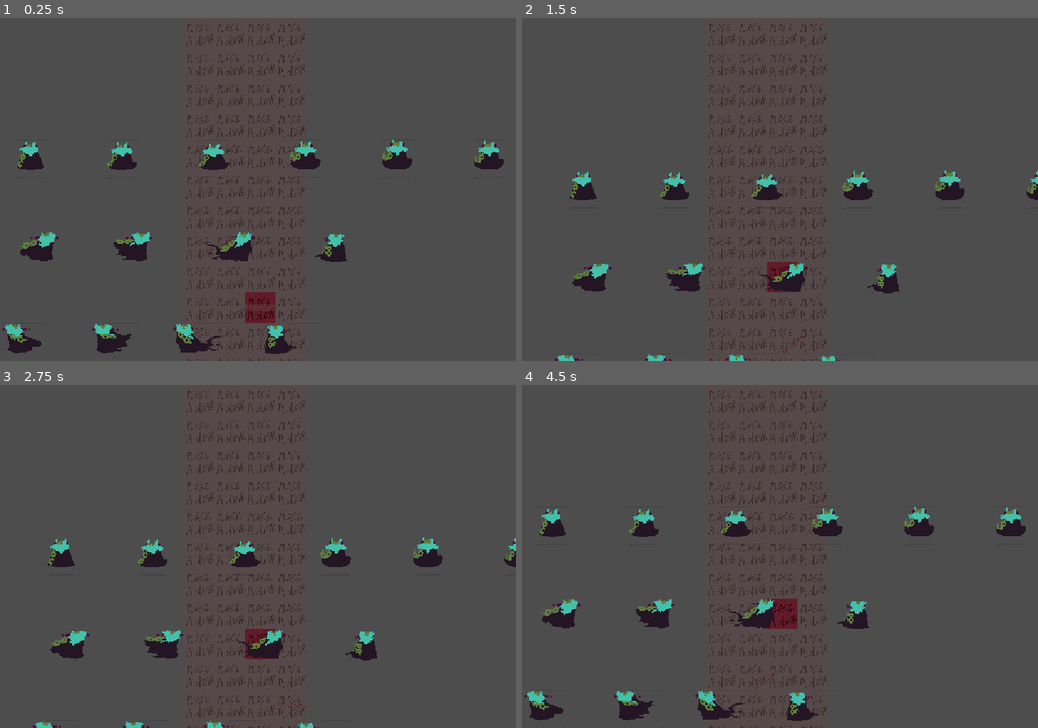
Above: before the commit, frames 1-4 (two rows, left to right).
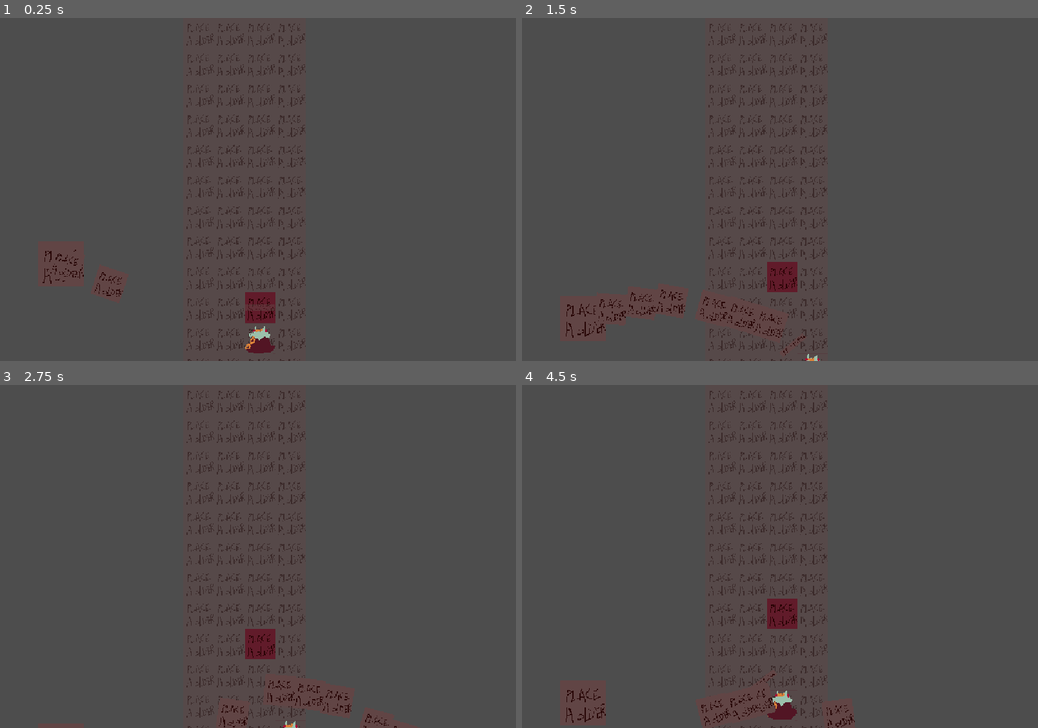
Above: after the commit, the same moments.

Repository: Khile07/real-hackathon-project
Game: Godot game, scene res://level/level.tscn
Two runs of this game, one before a commit and one after it. Both use one fixed random seed, a clock stepped at 60 frames per second and the inputs below. Before the commit the project has no main scene; this scene is started directly in both runs.
Inputs (mouse positions are in pixels of both pictures, inside the frame that each line leads up to):
- Up to frame 1 (0.25 s): no input
- Up to frame 2 (1.5 s): move the mouse to (893, 172) at 0.52 s; press the mouse at (893, 172) at 0.53 s; hold D (right) 0.53-1.28 s; move the mouse to (676, 206) at 1.27 s; release the mouse at (676, 206) at 1.28 s; hold S (down) from 1.28 s (still down); click (676, 206) at 1.35 s
- Up to frame 3 (2.75 s): move the mouse to (309, 481) at 2.02 s; release S (down) at 2.03 s; press the mouse at (309, 481) at 2.03 s; hold D (right) from 2.03 s (still down)
- Up to frame 4 (4.5 s): move the mouse to (754, 625) at 2.77 s; release D (right) at 2.78 s; release the mouse at (754, 625) at 2.78 s; hold W (up) 2.78-3.53 s; click (754, 625) at 2.85 s; move the mouse to (934, 607) at 3.52 s; press the mouse at (934, 607) at 3.53 s; hold A (left) from 3.53 s (still down); move the mouse to (625, 505) at 4.27 s; release the mouse at (625, 505) at 4.28 s; click (625, 505) at 4.35 s

The runs differ from the first frame. In frame 1, 4.9% of the frame differs, in the area x 0-98%, y 35-98%; in frame 2, 3.9%; in frame 3, 3.7%; in frame 4, 5.2%, in the area x 0-98%, y 35-100%.

Commit message:
baloooooooooooon
baloooooooooooonbaloooooooooooonbaloooooooooooonbaloooooooooooon

Diff:
--- /dev/null
+++ b/enemies/balloon_enemy.gd
@@ -0,0 +1,33 @@
+extends CharacterBody2D
+class_name balloon_enemy
+
+var floater : float = 0
+var the_level : level
+
+var projectile_scene : PackedScene
+var attack_timer : Timer
+
+
+func set_up(L : level) -> void:
+	projectile_scene = load("uid://chpu7fcf0q4w")
+	attack_timer = $attack_timer
+	the_level = L
+	attack_timer.timeout.connect(try_attack)
+	attack_timer.start()
+
+func _physics_process(delta: float) -> void:
+	velocity.y = sin(floater) *128
+	floater += delta
+	if floater > PI * 2: floater = 0
+	move_and_slide()
+
+func try_attack():
+	if not the_level or not the_level.the_player: return
+	if randf() >0.6: return
+	var proj : projectile = projectile_scene.instantiate()
+	the_level.add_child(proj)
+	proj.position = position
+	if randf() > 0.5:
+		proj.move_type = 1
+		proj.speed *= 2.5
+	proj.start(the_level.the_player, self)
--- /dev/null
+++ b/enemies/balloon_enemy.tscn
@@ -0,0 +1,20 @@
+[gd_scene format=3 uid="uid://cr6ab512dq7oq"]
+
+[ext_resource type="Script" uid="uid://cdl62p1ia2xs5" path="res://enemies/balloon_enemy.gd" id="1_jmgo7"]
+[ext_resource type="Texture2D" uid="uid://ee8ous6e1mf1" path="res://player/placeholder_player_sprite.png" id="2_o2hcb"]
+
+[sub_resource type="CircleShape2D" id="CircleShape2D_yf5fn"]
+radius = 48.0
+
+[node name="balloon" type="CharacterBody2D" unique_id=722595064]
+script = ExtResource("1_jmgo7")
+
+[node name="CollisionShape2D" type="CollisionShape2D" parent="." unique_id=74825297]
+shape = SubResource("CircleShape2D_yf5fn")
+
+[node name="Sprite2D" type="Sprite2D" parent="." unique_id=874069654]
+scale = Vector2(1.48, 1.48)
+texture = ExtResource("2_o2hcb")
+
+[node name="attack_timer" type="Timer" parent="." unique_id=1710555237]
+wait_time = 0.1
--- /dev/null
+++ b/enemies/projectile.gd
@@ -0,0 +1,24 @@
+extends CharacterBody2D
+class_name projectile
+
+var move_type : int = 0 # 0 is straight line, 1 is affected by gravity
+var gravity : float = 1200
+var speed : float = 320
+var direction : Vector2 = Vector2.UP
+var started : bool = false
+var source : Node2D # THIS IS THE OG ENEMY
+func _physics_process(delta: float) -> void:
+	if started: velocity.y += delta * gravity * move_type
+	move_and_slide()
+
+func reflected():
+	move_type = 0
+	speed *= 2
+	look_at(source.position)
+
+func start(p : player, source_enemy : Node2D):
+	look_at(p.position)
+	direction = Vector2(cos(rotation),sin(rotation))
+	velocity = (speed * direction)
+	source = source_enemy
+	started = true
--- /dev/null
+++ b/enemies/projectile.tscn
@@ -0,0 +1,18 @@
+[gd_scene format=3 uid="uid://chpu7fcf0q4w"]
+
+[ext_resource type="Script" uid="uid://cf1vnvtkh35i6" path="res://enemies/projectile.gd" id="1_2ejsf"]
+[ext_resource type="Texture2D" uid="uid://ee8ous6e1mf1" path="res://player/placeholder_player_sprite.png" id="2_1wnp2"]
+
+[sub_resource type="CircleShape2D" id="CircleShape2D_g4v7s"]
+radius = 24.0
+
+[node name="projectile" type="CharacterBody2D" unique_id=628418543]
+collision_layer = 0
+collision_mask = 0
+script = ExtResource("1_2ejsf")
+
+[node name="CollisionShape2D" type="CollisionShape2D" parent="." unique_id=1114493723]
+shape = SubResource("CircleShape2D_g4v7s")
+
+[node name="Sprite2D" type="Sprite2D" parent="." unique_id=623878664]
+texture = ExtResource("2_1wnp2")
--- a/enemies/tower_enemy.tscn
+++ b/enemies/tower_enemy.tscn
@@ -2,6 +2,21 @@
 
 [ext_resource type="Script" uid="uid://crs6yk82ejafs" path="res://enemies/tower_enemy.gd" id="1_yj1n7"]
 [ext_resource type="Texture2D" uid="uid://ee8ous6e1mf1" path="res://player/placeholder_player_sprite.png" id="2_7mtco"]
+
+[sub_resource type="AtlasTexture" id="AtlasTexture_7mtco"]
+atlas = ExtResource("2_7mtco")
+region = Rect2(0, 0, 64, 64)
+
+[sub_resource type="SpriteFrames" id="SpriteFrames_yj1n7"]
+animations = [{
+"frames": [{
+"duration": 1.0,
+"texture": SubResource("AtlasTexture_7mtco")
+}],
+"loop": 1,
+"name": &"default",
+"speed": 5.0
+}]
 
 [sub_resource type="RectangleShape2D" id="RectangleShape2D_7jxgq"]
 size = Vector2(64, 64)
@@ -45,10 +60,10 @@
 collision_mask = 0
 script = ExtResource("1_yj1n7")
 
-[node name="Sprite2D" type="Sprite2D" parent="." unique_id=666776201]
+[node name="sprite" type="AnimatedSprite2D" parent="." unique_id=244584912]
 modulate = Color(1, 0.39173245, 0.6076062, 1)
 position = Vector2(32, 32)
-texture = ExtResource("2_7mtco")
+sprite_frames = SubResource("SpriteFrames_yj1n7")
 
 [node name="CollisionShape2D" type="CollisionShape2D" parent="." unique_id=343884453]
 visible = false
--- a/level/enemy_holder.gd
+++ b/level/enemy_holder.gd
@@ -2,9 +2,14 @@
 class_name enemy_holder
 
 @onready var tower_peasant_scene : PackedScene = preload("uid://ix4fvtcg36jb")
+@onready var proj_balloon_scene : PackedScene = preload("uid://cr6ab512dq7oq")
+
 var the_level : level
 
 func set_up(level_node : level):
 	the_level = level_node
 	var peasant : tower_enemy = the_level.set_up_tower_entity(tower_peasant_scene,Vector2(8,9))
-	print(peasant.position)
+	var balloon : balloon_enemy = proj_balloon_scene.instantiate()
+	add_child(balloon)
+	balloon.position = Vector2(128,512)
+	balloon.set_up(the_level)
--- a/player.gd
+++ b/player/player.gd
@@ -9,7 +9,7 @@
 	"up" : Vector2i(0,-1)
 
 }
-@onready var sprite : Sprite2D = $Sprite2D
+@onready var sprite : AnimatedSprite2D = $sprite
 @onready var anim_player : AnimationPlayer = $AnimationPlayer
 
 var stored_next_pixel_pos : Vector2
@@ -32,7 +32,6 @@
 func try_move_to_tile(dir : Vector2i):
 	stored_tile_pos = tile_pos + dir
 	stored_next_pixel_pos = (stored_tile_pos)*64
-	print(stored_next_pixel_pos, stored_tile_pos, stored_tile_pos)
 	match dir:
 		Vector2i(-1,0):
 			anim_player.play("jump_left")
@@ -44,23 +43,23 @@
 			anim_player.play("jump_up")
 
 func finish_anim(anim_name : String):
-	print(anim_name)
 	if anim_name in ["jump_up","jump_down","jump_left","jump_right"]:
 		move_to_stored()
-		print("finished prop", tile_pos)
 
 func move_to_stored():
+	anim_player.play("idle")
+	anim_player.seek(0)
 	the_level.the_tower.set_occupients(self,stored_tile_pos)
 	position = stored_next_pixel_pos
 	tile_pos = stored_tile_pos
-	anim_player.play("idle")
+
+
 
 func get_blocked_moves() ->Array[Vector2i]:
 	return [Vector2i(-1,0), Vector2i(1,0), Vector2i(0,1)]
 
 func pushed():
 	the_level.the_tower.tiles[tile_pos].occupient = null
-	print("AM DEAD")
 	dead = true
 	anim_player.stop()
 
--- a/player/player.tscn
+++ b/player/player.tscn
@@ -1,7 +1,7 @@
 [gd_scene format=3 uid="uid://dquppdafdkibw"]
 
-[ext_resource type="Script" uid="uid://dspmmujgd8cfn" path="res://player.gd" id="1_oul6g"]
-[ext_resource type="Texture2D" uid="uid://bxwxifhralkqq" path="res://danny assets/spritesheets/player-Sheet.png" id="2_qjkh3"]
+[ext_resource type="Script" uid="uid://dspmmujgd8cfn" path="res://player/player.gd" id="1_oul6g"]
+[ext_resource type="SpriteFrames" uid="uid://dnpltjvwm0ikv" path="res://player/player_frames.tres" id="2_qjkh3"]
 [ext_resource type="Texture2D" uid="uid://ee8ous6e1mf1" path="res://player/placeholder_player_sprite.png" id="2_rkbax"]
 [ext_resource type="Script" uid="uid://c1wtdbpj4326t" path="res://player/shield_holder.gd" id="3_g1dw6"]
 [ext_resource type="Script" uid="uid://dgxgiomwygyhv" path="res://player/shield.gd" id="4_yw30f"]
@@ -9,33 +9,254 @@
 [sub_resource type="RectangleShape2D" id="RectangleShape2D_g4v7s"]
 size = Vector2(64, 64)
 
+[sub_resource type="Animation" id="Animation_boad6"]
+length = 0.001
+tracks/0/type = "value"
+tracks/0/imported = false
+tracks/0/enabled = true
+tracks/0/path = NodePath("sprite:sprite_frames")
+tracks/0/interp = 1
+tracks/0/loop_wrap = true
+tracks/0/keys = {
+"times": PackedFloat32Array(0),
+"transitions": PackedFloat32Array(1),
+"update": 1,
+"values": [ExtResource("2_qjkh3")]
+}
+tracks/1/type = "value"
+tracks/1/imported = false
+tracks/1/enabled = true
+tracks/1/path = NodePath("sprite:animation")
+tracks/1/interp = 1
+tracks/1/loop_wrap = true
+tracks/1/keys = {
+"times": PackedFloat32Array(0),
+"transitions": PackedFloat32Array(1),
+"update": 1,
+"values": [&"idle"]
+}
+tracks/2/type = "value"
+tracks/2/imported = false
+tracks/2/enabled = true
+tracks/2/path = NodePath("sprite:frame")
+tracks/2/interp = 1
+tracks/2/loop_wrap = true
+tracks/2/keys = {
+"times": PackedFloat32Array(0),
+"transitions": PackedFloat32Array(1),
+"update": 1,
+"values": [0]
+}
+
 [sub_resource type="Animation" id="Animation_rkbax"]
 resource_name = "idle"
+length = 0.5
 loop_mode = 1
-step = 0.1
+step = 0.041666668
+tracks/0/type = "value"
+tracks/0/imported = false
+tracks/0/enabled = true
+tracks/0/path = NodePath("sprite:sprite_frames")
+tracks/0/interp = 1
+tracks/0/loop_wrap = true
+tracks/0/keys = {
+"times": PackedFloat32Array(0),
+"transitions": PackedFloat32Array(1),
+"update": 1,
+"values": [ExtResource("2_qjkh3")]
+}
+tracks/1/type = "value"
+tracks/1/imported = false
+tracks/1/enabled = true
+tracks/1/path = NodePath("sprite:animation")
+tracks/1/interp = 1
+tracks/1/loop_wrap = true
+tracks/1/keys = {
+"times": PackedFloat32Array(0),
+"transitions": PackedFloat32Array(1),
+"update": 1,
+"values": [&"idle"]
+}
+tracks/2/type = "value"
+tracks/2/imported = false
+tracks/2/enabled = true
+tracks/2/path = NodePath("sprite:frame")
+tracks/2/interp = 1
+tracks/2/loop_wrap = true
+tracks/2/keys = {
+"times": PackedFloat32Array(0, 0.083333336, 0.16666667, 0.25, 0.33333334, 0.41666666),
+"transitions": PackedFloat32Array(1, 1, 1, 1, 1, 1),
+"update": 1,
+"values": [0, 1, 2, 3, 4, 5]
+}
 
 [sub_resource type="Animation" id="Animation_yw30f"]
 resource_name = "jump_down"
 length = 0.16666667
 step = 0.041666668
+tracks/0/type = "value"
+tracks/0/imported = false
+tracks/0/enabled = true
+tracks/0/path = NodePath("sprite:sprite_frames")
+tracks/0/interp = 1
+tracks/0/loop_wrap = true
+tracks/0/keys = {
+"times": PackedFloat32Array(0),
+"transitions": PackedFloat32Array(1),
+"update": 1,
+"values": [ExtResource("2_qjkh3")]
+}
+tracks/1/type = "value"
+tracks/1/imported = false
+tracks/1/enabled = true
+tracks/1/path = NodePath("sprite:animation")
+tracks/1/interp = 1
+tracks/1/loop_wrap = true
+tracks/1/keys = {
+"times": PackedFloat32Array(0),
+"transitions": PackedFloat32Array(1),
+"update": 1,
+"values": [&"down"]
+}
+tracks/2/type = "value"
+tracks/2/imported = false
+tracks/2/enabled = true
+tracks/2/path = NodePath("sprite:frame")
+tracks/2/interp = 1
+tracks/2/loop_wrap = true
+tracks/2/keys = {
+"times": PackedFloat32Array(0, 0.041666668, 0.083333336, 0.125),
+"transitions": PackedFloat32Array(1, 1, 1, 1),
+"update": 1,
+"values": [0, 1, 2, 3]
+}
 
 [sub_resource type="Animation" id="Animation_qjkh3"]
 resource_name = "jump_left"
 length = 0.16667083830051124
 step = 0.041666668
+tracks/0/type = "value"
+tracks/0/imported = false
+tracks/0/enabled = true
+tracks/0/path = NodePath("sprite:sprite_frames")
+tracks/0/interp = 1
+tracks/0/loop_wrap = true
+tracks/0/keys = {
+"times": PackedFloat32Array(0),
+"transitions": PackedFloat32Array(1),
+"update": 1,
+"values": [ExtResource("2_qjkh3")]
+}
+tracks/1/type = "value"
+tracks/1/imported = false
+tracks/1/enabled = true
+tracks/1/path = NodePath("sprite:animation")
+tracks/1/interp = 1
+tracks/1/loop_wrap = true
+tracks/1/keys = {
+"times": PackedFloat32Array(0),
+"transitions": PackedFloat32Array(1),
+"update": 1,
+"values": [&"left"]
+}
+tracks/2/type = "value"
+tracks/2/imported = false
+tracks/2/enabled = true
+tracks/2/path = NodePath("sprite:frame")
+tracks/2/interp = 1
+tracks/2/loop_wrap = true
+tracks/2/keys = {
+"times": PackedFloat32Array(0, 0.041666668, 0.083333336, 0.12499999),
+"transitions": PackedFloat32Array(1, 1, 1, 1),
+"update": 1,
+"values": [0, 1, 2, 3]
+}
 
 [sub_resource type="Animation" id="Animation_g6k8r"]
 resource_name = "jump_right"
 length = 0.16667083830051124
 step = 0.041666668
+tracks/0/type = "value"
+tracks/0/imported = false
+tracks/0/enabled = true
+tracks/0/path = NodePath("sprite:sprite_frames")
+tracks/0/interp = 1
+tracks/0/loop_wrap = true
+tracks/0/keys = {
+"times": PackedFloat32Array(0),
+"transitions": PackedFloat32Array(1),
+"update": 1,
+"values": [ExtResource("2_qjkh3")]
+}
+tracks/1/type = "value"
+tracks/1/imported = false
+tracks/1/enabled = true
+tracks/1/path = NodePath("sprite:animation")
+tracks/1/interp = 1
+tracks/1/loop_wrap = true
+tracks/1/keys = {
+"times": PackedFloat32Array(0),
+"transitions": PackedFloat32Array(1),
+"update": 1,
+"values": [&"right"]
+}
+tracks/2/type = "value"
+tracks/2/imported = false
+tracks/2/enabled = true
+tracks/2/path = NodePath("sprite:frame")
+tracks/2/interp = 1
+tracks/2/loop_wrap = true
+tracks/2/keys = {
+"times": PackedFloat32Array(0, 0.041666668, 0.083333336, 0.12499999),
+"transitions": PackedFloat32Array(1, 1, 1, 1),
+"update": 1,
+"values": [0, 1, 2, 3]
+}
 
 [sub_resource type="Animation" id="Animation_g1dw6"]
 resource_name = "jump_up"
 length = 0.16667083830051124
 step = 0.041666668
+tracks/0/type = "value"
+tracks/0/imported = false
+tracks/0/enabled = true
+tracks/0/path = NodePath("sprite:sprite_frames")
+tracks/0/interp = 1
+tracks/0/loop_wrap = true
+tracks/0/keys = {
+"times": PackedFloat32Array(0),
+"transitions": PackedFloat32Array(1),
+"update": 1,
+"values": [ExtResource("2_qjkh3")]
+}
+tracks/1/type = "value"
+tracks/1/imported = false
+tracks/1/enabled = true
+tracks/1/path = NodePath("sprite:animation")
+tracks/1/interp = 1
+tracks/1/loop_wrap = true
+tracks/1/keys = {
+"times": PackedFloat32Array(0),
+"transitions": PackedFloat32Array(1),
+"update": 1,
+"values": [&"up"]
+}
+tracks/2/type = "value"
+tracks/2/imported = false
+tracks/2/enabled = true
+tracks/2/path = NodePath("sprite:frame")
+tracks/2/interp = 1
+tracks/2/loop_wrap = true
+tracks/2/keys = {
+"times": PackedFloat32Array(0, 0.041666668, 0.083333336, 0.12499999),
+"transitions": PackedFloat32Array(1, 1, 1, 1),
+"update": 1,
+"values": [0, 1, 2, 3]
+}
 
 [sub_resource type="AnimationLibrary" id="AnimationLibrary_yw30f"]
 _data = {
+&"RESET": SubResource("Animation_boad6"),
 &"idle": SubResource("Animation_rkbax"),
 &"jump_down": SubResource("Animation_yw30f"),
 &"jump_left": SubResource("Animation_qjkh3"),
@@ -51,10 +272,10 @@
 collision_mask = 0
 script = ExtResource("1_oul6g")
 
-[node name="Sprite2D" type="Sprite2D" parent="." unique_id=484225939]
-modulate = Color(0.43137255, 1, 1, 1)
+[node name="sprite" type="AnimatedSprite2D" parent="." unique_id=1187664731]
 position = Vector2(32, 32)
-texture = ExtResource("2_qjkh3")
+sprite_frames = ExtResource("2_qjkh3")
+animation = &"idle"
 
 [node name="CollisionShape2D" type="CollisionShape2D" parent="." unique_id=310465593]
 visible = false
--- /dev/null
+++ b/player/player_frames.tres
@@ -0,0 +1,185 @@
+[gd_resource type="SpriteFrames" format=3 uid="uid://dnpltjvwm0ikv"]
+
+[ext_resource type="Texture2D" uid="uid://bxwxifhralkqq" path="res://danny assets/spritesheets/player-Sheet.png" id="1_54mtq"]
+
+[sub_resource type="AtlasTexture" id="AtlasTexture_rhyod"]
+atlas = ExtResource("1_54mtq")
+region = Rect2(0, 768, 192, 192)
+
+[sub_resource type="AtlasTexture" id="AtlasTexture_yo817"]
+atlas = ExtResource("1_54mtq")
+region = Rect2(192, 768, 192, 192)
+
+[sub_resource type="AtlasTexture" id="AtlasTexture_c0hr0"]
+atlas = ExtResource("1_54mtq")
+region = Rect2(384, 768, 192, 192)
+
+[sub_resource type="AtlasTexture" id="AtlasTexture_o5lbt"]
+atlas = ExtResource("1_54mtq")
+region = Rect2(576, 768, 192, 192)
+
+[sub_resource type="AtlasTexture" id="AtlasTexture_cqyvh"]
+atlas = ExtResource("1_54mtq")
+region = Rect2(0, 0, 192, 192)
+
+[sub_resource type="AtlasTexture" id="AtlasTexture_hhjlu"]
+atlas = ExtResource("1_54mtq")
+region = Rect2(192, 0, 192, 192)
+
+[sub_resource type="AtlasTexture" id="AtlasTexture_4kqn0"]
+atlas = ExtResource("1_54mtq")
+region = Rect2(384, 0, 192, 192)
+
+[sub_resource type="AtlasTexture" id="AtlasTexture_and4v"]
+atlas = ExtResource("1_54mtq")
+region = Rect2(576, 0, 192, 192)
+
+[sub_resource type="AtlasTexture" id="AtlasTexture_di0lq"]
+atlas = ExtResource("1_54mtq")
+region = Rect2(768, 0, 192, 192)
+
+[sub_resource type="AtlasTexture" id="AtlasTexture_f70eg"]
+atlas = ExtResource("1_54mtq")
+region = Rect2(960, 0, 192, 192)
+
+[sub_resource type="AtlasTexture" id="AtlasTexture_2apyw"]
+atlas = ExtResource("1_54mtq")
+region = Rect2(0, 384, 192, 192)
+
+[sub_resource type="AtlasTexture" id="AtlasTexture_l0vih"]
+atlas = ExtResource("1_54mtq")
+region = Rect2(192, 384, 192, 192)
+
+[sub_resource type="AtlasTexture" id="AtlasTexture_wiya3"]
+atlas = ExtResource("1_54mtq")
+region = Rect2(384, 384, 192, 192)
+
+[sub_resource type="AtlasTexture" id="AtlasTexture_tkv5l"]
+atlas = ExtResource("1_54mtq")
+region = Rect2(576, 384, 192, 192)
+
+[sub_resource type="AtlasTexture" id="AtlasTexture_54mtq"]
+atlas = ExtResource("1_54mtq")
+region = Rect2(0, 192, 192, 192)
+
+[sub_resource type="AtlasTexture" id="AtlasTexture_grslb"]
+atlas = ExtResource("1_54mtq")
+region = Rect2(192, 192, 192, 192)
+
+[sub_resource type="AtlasTexture" id="AtlasTexture_yu2ku"]
+atlas = ExtResource("1_54mtq")
+region = Rect2(384, 192, 192, 192)
+
+[sub_resource type="AtlasTexture" id="AtlasTexture_8gr17"]
+atlas = ExtResource("1_54mtq")
+region = Rect2(576, 192, 192, 192)
+
+[sub_resource type="AtlasTexture" id="AtlasTexture_mkdn8"]
+atlas = ExtResource("1_54mtq")
+region = Rect2(0, 576, 192, 192)
+
+[sub_resource type="AtlasTexture" id="AtlasTexture_8lwu0"]
+atlas = ExtResource("1_54mtq")
+region = Rect2(192, 576, 192, 192)
+
+[sub_resource type="AtlasTexture" id="AtlasTexture_xqp4u"]
+atlas = ExtResource("1_54mtq")
+region = Rect2(384, 576, 192, 192)
+
+[sub_resource type="AtlasTexture" id="AtlasTexture_l4vi5"]
+atlas = ExtResource("1_54mtq")
+region = Rect2(576, 576, 192, 192)
+
+[resource]
+animations = [{
+"frames": [{
+"duration": 1.0,
+"texture": SubResource("AtlasTexture_rhyod")
+}, {
+"duration": 1.0,
+"texture": SubResource("AtlasTexture_yo817")
+}, {
+"duration": 1.0,
+"texture": SubResource("AtlasTexture_c0hr0")
+}, {
+"duration": 1.0,
+"texture": SubResource("AtlasTexture_o5lbt")
+}],
+"loop": 1,
+"name": &"down",
+"speed": 5.0
+}, {
+"frames": [{
+"duration": 1.0,
+"texture": SubResource("AtlasTexture_cqyvh")
+}, {
+"duration": 1.0,
+"texture": SubResource("AtlasTexture_hhjlu")
+}, {
+"duration": 1.0,
+"texture": SubResource("AtlasTexture_4kqn0")
+}, {
+"duration": 1.0,
+"texture": SubResource("AtlasTexture_and4v")
+}, {
+"duration": 1.0,
+"texture": SubResource("AtlasTexture_di0lq")
+}, {
+"duration": 1.0,
+"texture": SubResource("AtlasTexture_f70eg")
+}],
+"loop": 1,
+"name": &"idle",
+"speed": 5.0
+}, {
+"frames": [{
+"duration": 1.0,
+"texture": SubResource("AtlasTexture_2apyw")
+}, {
+"duration": 1.0,
+"texture": SubResource("AtlasTexture_l0vih")
+}, {
+"duration": 1.0,
+"texture": SubResource("AtlasTexture_wiya3")
+}, {
+"duration": 1.0,
+"texture": SubResource("AtlasTexture_tkv5l")
+}],
+"loop": 1,
+"name": &"left",
+"speed": 5.0
+}, {
+"frames": [{
+"duration": 1.0,
+"texture": SubResource("AtlasTexture_54mtq")
+}, {
+"duration": 1.0,
+"texture": SubResource("AtlasTexture_grslb")
+}, {
+"duration": 1.0,
+"texture": SubResource("AtlasTexture_yu2ku")
+}, {
+"duration": 1.0,
+"texture": SubResource("AtlasTexture_8gr17")
+}],
+"loop": 1,
+"name": &"right",
+"speed": 5.0
+}, {
+"frames": [{
+"duration": 1.0,
+"texture": SubResource("AtlasTexture_mkdn8")
+}, {
+"duration": 1.0,
+"texture": SubResource("AtlasTexture_8lwu0")
+}, {
+"duration": 1.0,
+"texture": SubResource("AtlasTexture_xqp4u")
+}, {
+"duration": 1.0,
+"texture": SubResource("AtlasTexture_l4vi5")
+}],
+"loop": 1,
+"name": &"up",
+"speed": 5.0
+}]
--- a/player/shield.gd
+++ b/player/shield.gd
@@ -13,6 +13,9 @@
 func start():
 	shield_sprite.modulate.a = 1.0
 	active = true
+	length_timer.start()
+	on_cd = true
 func stop():
 	shield_sprite.modulate.a = 0.5
 	active = false
+	reset_timer.start()
--- a/player/shield_holder.gd
+++ b/player/shield_holder.gd
@@ -1,12 +1,18 @@
 extends Node2D
 class_name shield_holder
 
-@onready var shield  = $shield
+@onready var my_shield  = $shield
+var my_player : player
 
+func _ready() -> void:
+	my_player = owner
 
 func _physics_process(delta: float) -> void:
 	look_at(get_global_mouse_position())
+	if not my_player or not my_shield: return
+	if my_player.anim_player.current_animation == "idle": my_shield.shield_sprite.visible = true
+	else: my_shield.shield_sprite.visible = false
 
 func _input(event: InputEvent) -> void:
-	if event.is_action_pressed("parry"):
-		pass
+	if event.is_action_pressed("parry") and not my_shield.on_cd:
+		my_shield.start()
--- a/project.godot
+++ b/project.godot
@@ -11,6 +11,7 @@
 [application]
 
 config/name="real_hackathon_project"
+run/main_scene="uid://b2tsoukkog167"
 config/features=PackedStringArray("4.7", "Mobile")
 config/icon="res://icon.svg"
 
Not shown, added: enemies/balloon_enemy.gd.uid
Not shown, added: enemies/projectile.gd.uid
Renamed: tile_resource.gd -> level/tile_resource.gd
Renamed: tile_resource.gd.uid -> level/tile_resource.gd.uid
Renamed: player.gd.uid -> player/player.gd.uid
